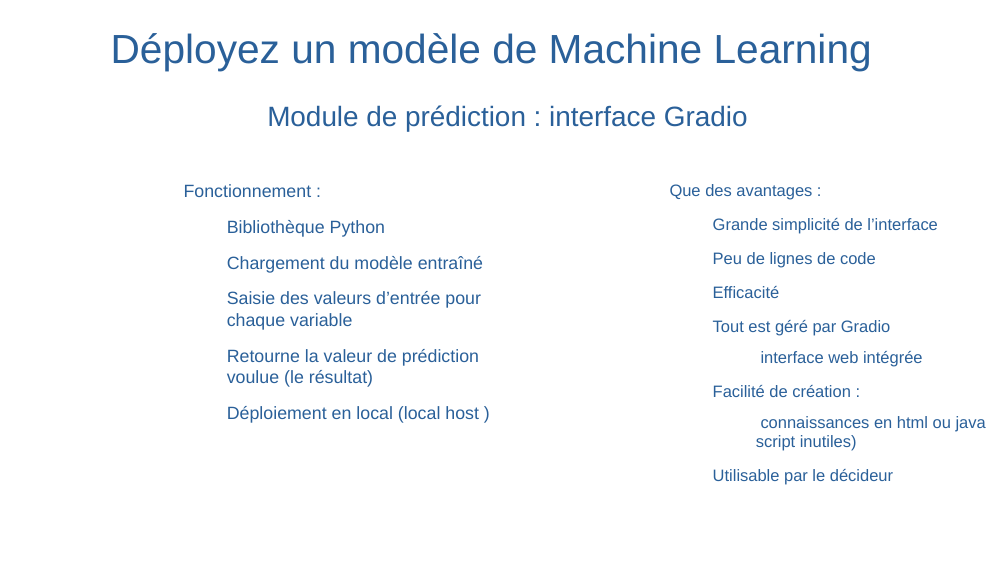
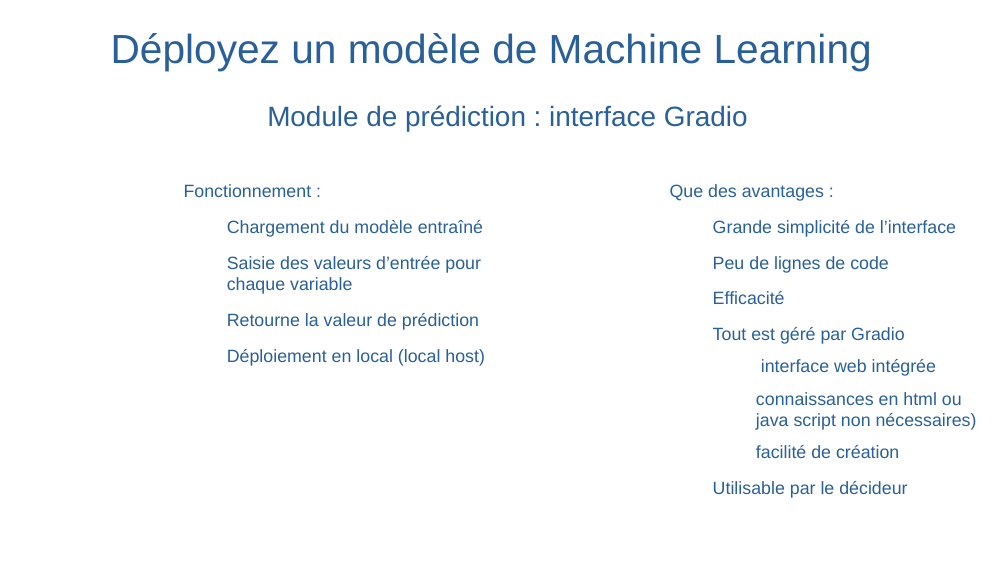
Before and after one commit to christophesallessacareau-boop/Deployez_un_modele_de_ML, a slide deck: slide 10 of Salles_Christophe_5_presentation_122025.odp (slide 15 before the commit). Drawn at 1008x567 pixels with LibreOffice and Linux fonts; fonts in the diff are those of the drawing; background and template pictures are left out. Boxes give left, top, right and bottom in pixels: in the first picture for what was removed or moved away, otherwise in the second. Text is boxed around its words. In the diff, an @@ line names an element or a change of style, - is before the commit and + after.

```diff
--- a/Salles_Christophe_5_presentation_122025.odp
+++ b/Salles_Christophe_5_presentation_122025.odp
@@ text at (x1=670, y1=184, x2=956, y2=498): size 12.9 to 14 pt in "Que des avantages :", "Grande simplicité de l’interface", "Peu de lignes de code", "Efficacité" and 3 more places @@
@@ text at (x1=227, y1=220, x2=385, y2=237): paragraph removed @@
-  − Bibliothèque Python
@@ text at (x1=227, y1=313, x2=485, y2=366): text changed @@
-  − Retourne la valeur de prédiction voulue (le résultat)
-  − Déploiement en local (local host )
+  − Retourne la valeur de prédiction
+  − Déploiement en local (local host)
@@ text at (x1=756, y1=392, x2=977, y2=458): text changed; size 12.9 to 14 pt @@
-  − Facilité de création :
-    ● connaissances en html ou java script inutiles)
+    ● connaissances en html ou java script non nécessaires)
+    ● facilité de création
```
Also in this commit, not shown: 5 other slides changed, 2 slides added, 7 slides removed, 6 other files.
